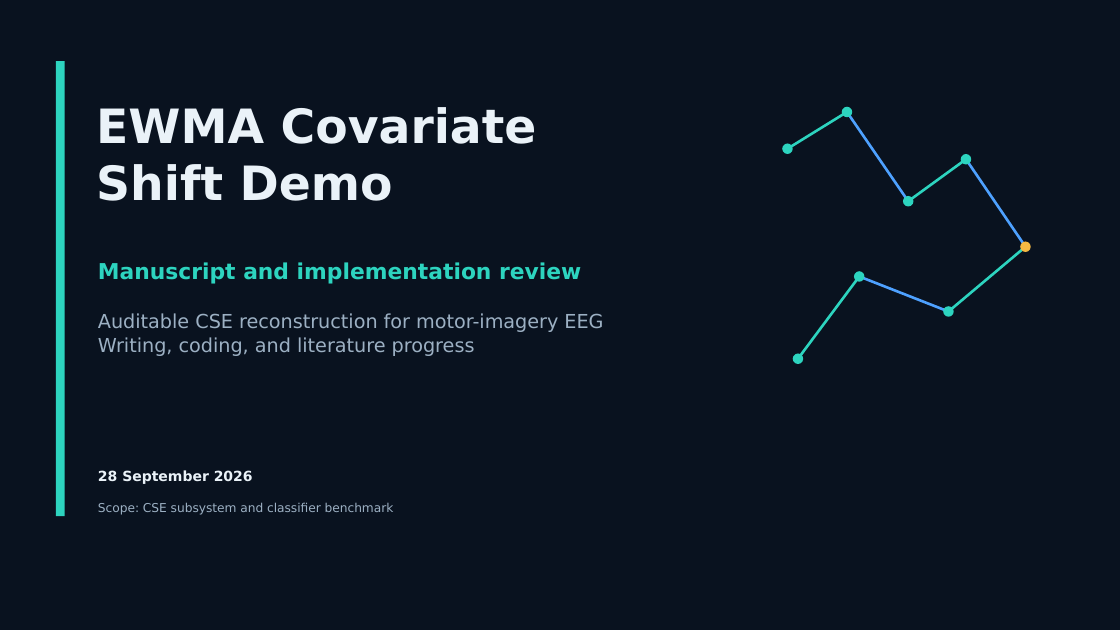
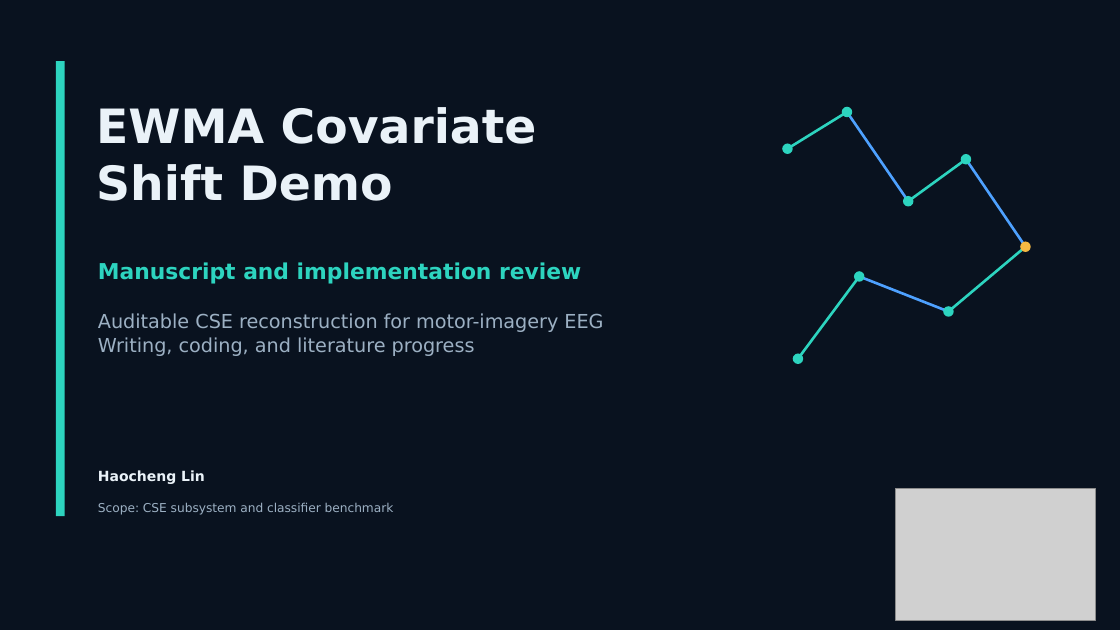
Before and after one commit to hlin863/ewma_covariate_shift_demo, a slide deck: slide 1 of presentations/EWMA_Covariate_Shift_Progress_Review_28_Sep_2026.pptx. Drawn at 1120x630 pixels with LibreOffice and Linux fonts; fonts in the diff are those of the drawing; grey boxes stand for pictures. Boxes give left, top, right and bottom in pixels: in the first picture for what was removed or moved away, otherwise in the second. Text is boxed around its words. In the diff, an @@ line names an element or a change of style, - is before the commit and + after.

```diff
--- a/presentations/EWMA_Covariate_Shift_Progress_Review_28_Sep_2026.pptx
+++ b/presentations/EWMA_Covariate_Shift_Progress_Review_28_Sep_2026.pptx
@@ text at [98, 470, 205, 484]: text changed @@
-28 September 2026
+Haocheng Lin
@@ picture added at [897, 488, 1096, 620] @@
```
Also in this commit, not shown: 3 other slides changed, 1 slide added.
